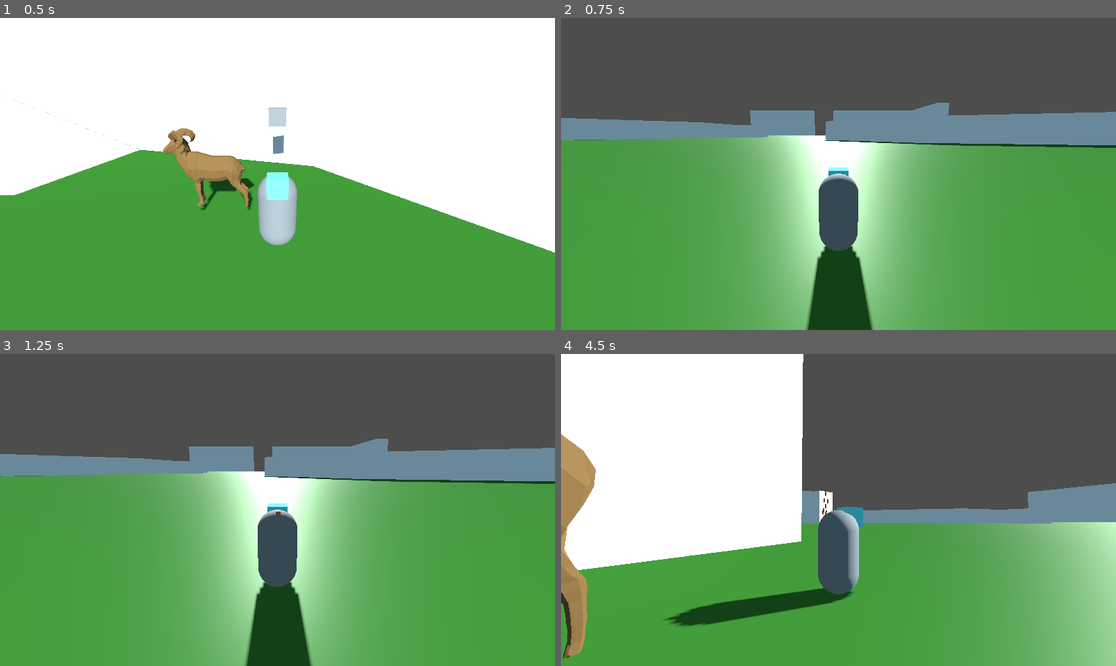
Above: before the commit, frames 1-4 (two rows, left to right).
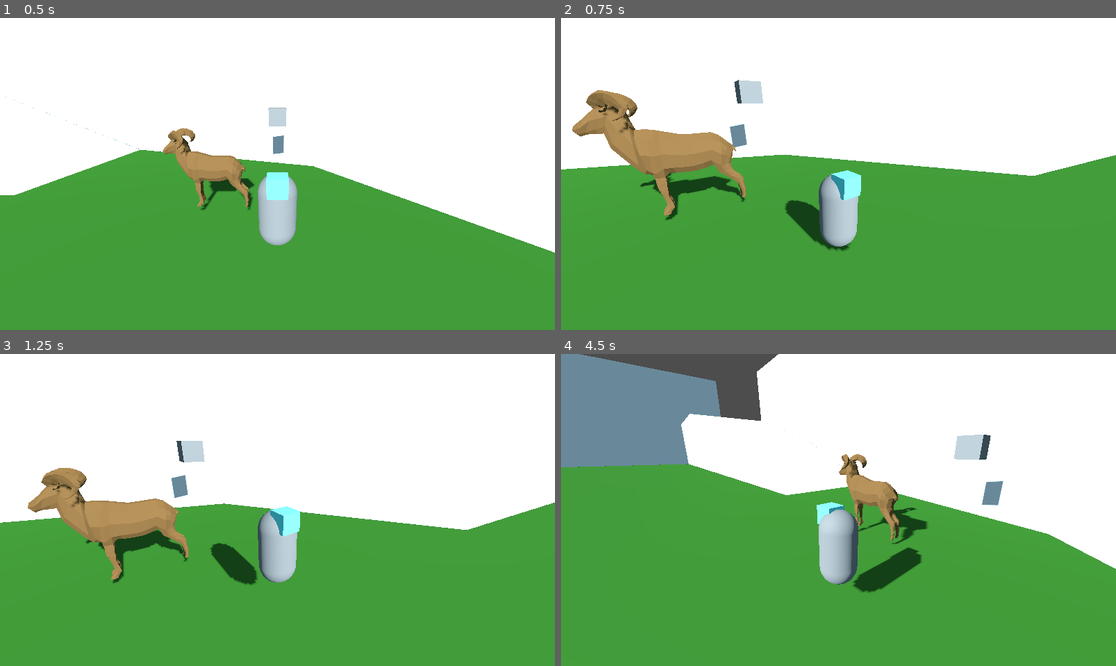
Above: after the commit, the same moments.

Repository: sasankthapa/PirateSoftwareGameJam16
Game: Godot game, scene res://Scene/world_1.tscn
Same seed, same stepped clock (60 frames per second), same inputs: the game is played once before the commit and once after it.
Inputs (mouse positions are in pixels of both pictures, inside the frame that each line leads up to):
- Up to frame 1 (0.5 s): no input
- Up to frame 2 (0.75 s): tap Enter (ui_accept) at 0.5 s; move the mouse to (866, 174) at 0.52 s; hold Shift (SHIFT_KEY, bound only after the commit) from 0.53 s (still down)
- Up to frame 3 (1.25 s): keep holding Shift (SHIFT_KEY, bound only after the commit); tap Enter (ui_accept) at 0.77, 0.8, 1.07 s
- Up to frame 4 (4.5 s): move the mouse to (810, 510) at 1.27 s; release Shift (SHIFT_KEY, bound only after the commit) at 1.28 s; tap Enter (ui_accept) at 1.35, 1.52, 1.82, 3.02, 3.32 s; tap Shift (SHIFT_KEY, bound only after the commit) at 1.55, 3.05 s; move the mouse to (849, 503) at 2.02 s; hold Enter (ui_accept) 2.03-2.78 s; tap A (A_KEY) at 2.1 s; move the mouse to (832, 516) at 2.77 s; tap D (D_KEY) at 2.85 s; move the mouse to (877, 513) at 3.52 s; hold Enter (ui_accept) 3.53-4.28 s; tap S (S_KEY) at 3.6 s; move the mouse to (794, 506) at 4.27 s; tap W (W_KEY) at 4.35 s

Frame 1 is identical in both runs. In frame 2, 69% of the frame differs, in the area x 0-100%, y 0-100%; in frame 3, 72%; in frame 4, 69%.

Commit message:
move player movement

Diff:
--- a/Scene/player.tscn
+++ b/Scene/player.tscn
@@ -19,10 +19,13 @@
 
 [sub_resource type="ParticleProcessMaterial" id="ParticleProcessMaterial_ht8oa"]
 lifetime_randomness = 0.05
+emission_shape_scale = Vector3(2, 2, 2)
 emission_shape = 1
 emission_sphere_radius = 1.0
-angular_velocity_min = -513.1
-angular_velocity_max = -1.60933e-05
+angle_min = -331.0
+angle_max = 209.7
+angular_velocity_min = -104.82
+angular_velocity_max = 720.0
 color = Color(0.938064, 0.862141, 0.945792, 1)
 
 [sub_resource type="QuadMesh" id="QuadMesh_amj4p"]
@@ -50,7 +53,7 @@
 surface_material_override/0 = SubResource("StandardMaterial3D_1igp0")
 
 [node name="GPUParticles3D" type="GPUParticles3D" parent="body"]
-transform = Transform3D(0.1, 0, 0, 0, -0.0998379, 0.00569195, 0, -0.00569195, -0.0998379, 0, 0.889102, -0.335612)
+transform = Transform3D(0.1, 0, 0, 0, -0.0998379, 0.00569195, 0, -0.00569195, -0.0998379, 0, 0.884602, -0.256674)
 material_override = SubResource("StandardMaterial3D_8w0yp")
 emitting = false
 amount = 9
@@ -66,11 +69,9 @@
 transform = Transform3D(1, 0, 0, 0, 0.939693, 0.34202, 0, -0.34202, 0.939693, 0, 0, 0)
 
 [node name="SpringArm3D" type="SpringArm3D" parent="TwistPivot/PitchPivot"]
-collision_mask = 2
 shape = SubResource("SphereShape3D_8iyor")
 spring_length = 5.0
 
 [node name="Camera3D" type="Camera3D" parent="TwistPivot/PitchPivot/SpringArm3D"]
 transform = Transform3D(1, 0, 0, 0, 1, 5.96046e-08, 0, -5.96046e-08, 1, 0, 0, 5)
 script = ExtResource("2_qyjpo")
-mouse_sensitivity = 0.05
--- a/Scripts/player.gd
+++ b/Scripts/player.gd
@@ -3,8 +3,12 @@
 @export_group("player")
 @export var SPEED = 8.0
 @export var ACCELERATION = 20.0
+@export var JUMP_VELOCITY = 4.5
 
-@onready var twist_pivot: Node3D = $TwistPivot
+@export_group("charge_attack")
+@export var CHARGE_SPEED = 100.0
+@export var CHARGE_ACC = 100.0
+
 @onready var body: Node3D = $body
 @onready var camera = $TwistPivot/PitchPivot/SpringArm3D/Camera3D
 @onready var gpu_particles_3d = $body/GPUParticles3D
@@ -13,15 +17,12 @@
 var _last_movement_direction = Vector3.BACK
 var _facing_direction = Vector3.BACK
 
-var is_charging = false
 var is_ramming = false
-var charge_power = 1000.0
+var is_charging_attack = true
 var charge_time = 0.0
-var max_charge_time = 1.0
-var charge_percent = 0.0
-var target_velocity = Vector3.ZERO
+var max_charge_time = 2.0
 
-func rotate_to_camera(delta:float):
+func rotate_to_camera(delta:float): #unused rn
 	var forward =  -camera.global_transform.basis.z
 	forward.y = 0  # Keep rotation on horizontal plane
 	forward = forward.normalized()
@@ -30,28 +31,24 @@
 		var target_rot = Vector3.BACK.signed_angle_to(forward, Vector3.UP)
 		#body.global_rotation.y = target_rot
 		body.global_rotation.y = lerp_angle(body.rotation.y, target_rot, rotation_speed * delta)
-	_last_movement_direction = forward
 
 func _physics_process(delta: float) -> void:
 	# Add the gravity.
 	if not is_on_floor():
 		velocity += get_gravity() * delta
 
-
-	# Handle charging
+	# Handle Jumping
 	if Input.is_action_pressed("ui_accept") and is_on_floor(): # use space button to charge
-		charge_time = min(charge_time + delta, max_charge_time)
-		velocity=Vector3.ZERO
-		is_charging = true
-		rotate_to_camera(delta)
+		velocity.y = JUMP_VELOCITY
+	if Input.is_action_pressed("SHIFT_KEY"):
 		gpu_particles_3d.emitting=true
-		print("charge_time", charge_time)
-		return
-	if Input.is_action_just_released("ui_accept"):
+		is_charging_attack = true
+		charge_time = charge_time + delta
+		charge_time = min(charge_time, max_charge_time)
+	if Input.is_action_just_released("SHIFT_KEY"):
 		gpu_particles_3d.emitting=false
-		is_charging = false
 		is_ramming = true
-		target_velocity = -camera.global_transform.basis.z * charge_power * charge_percent
+		is_charging_attack = false
 
 	var input_dir := Input.get_vector("A_KEY", "D_KEY", "W_KEY", "S_KEY")
 	var forward: Vector3 = camera.global_basis.z
@@ -60,15 +57,25 @@
 	body_forward = body_forward.normalized()
 
 	var dir := forward * input_dir.y  + right * input_dir.x
-	dir.y=0.0
-	dir=dir.normalized()
-	charge_percent = charge_time / max_charge_time
+	dir.y = 0.0
+	dir = dir.normalized()
 
+	print(charge_time)
 	var yy = velocity.y #store velocity.y because movement with camera messes with it
-	velocity = velocity.move_toward(dir * SPEED + body_forward * charge_power * charge_percent, ACCELERATION * delta)
+	var newSpeed = SPEED
+	var newAcceleration = ACCELERATION
+	if is_ramming: #increase acceleration & speed
+		newAcceleration = newAcceleration + charge_time * CHARGE_ACC
+		newSpeed = newSpeed + charge_time * CHARGE_SPEED
+		charge_time = lerp(charge_time, 0.0, 2*delta)
+		if charge_time<0.1:
+			charge_time=0.0
+			is_ramming=false
+	if is_charging_attack: #decrease speed
+		newSpeed = newSpeed/2
+
+	velocity = velocity.move_toward(dir * newSpeed, newAcceleration * delta)
 	velocity.y = yy
-	charge_time = max(charge_time - delta, 0.0)
-	print("charge_time", charge_time)
 	move_and_slide()
 
 	# change rotation of player character
--- a/project.godot
+++ b/project.godot
@@ -41,3 +41,8 @@
 "events": [Object(InputEventKey,"resource_local_to_scene":false,"resource_name":"","device":-1,"window_id":0,"alt_press …(192 unchanged characters)…
 ]
 }
+SHIFT_KEY={
+"deadzone": 0.5,
+"events": [Object(InputEventKey,"resource_local_to_scene":false,"resource_name":"","device":-1,"window_id":0,"alt_pressed":false,"shift_pressed":false,"ctrl_pressed":false,"meta_pressed":false,"pressed":false,"keycode":0,"physical_keycode":4194325,"key_label":0,"unicode":0,"location":0,"echo":false,"script":null)
+]
+}
